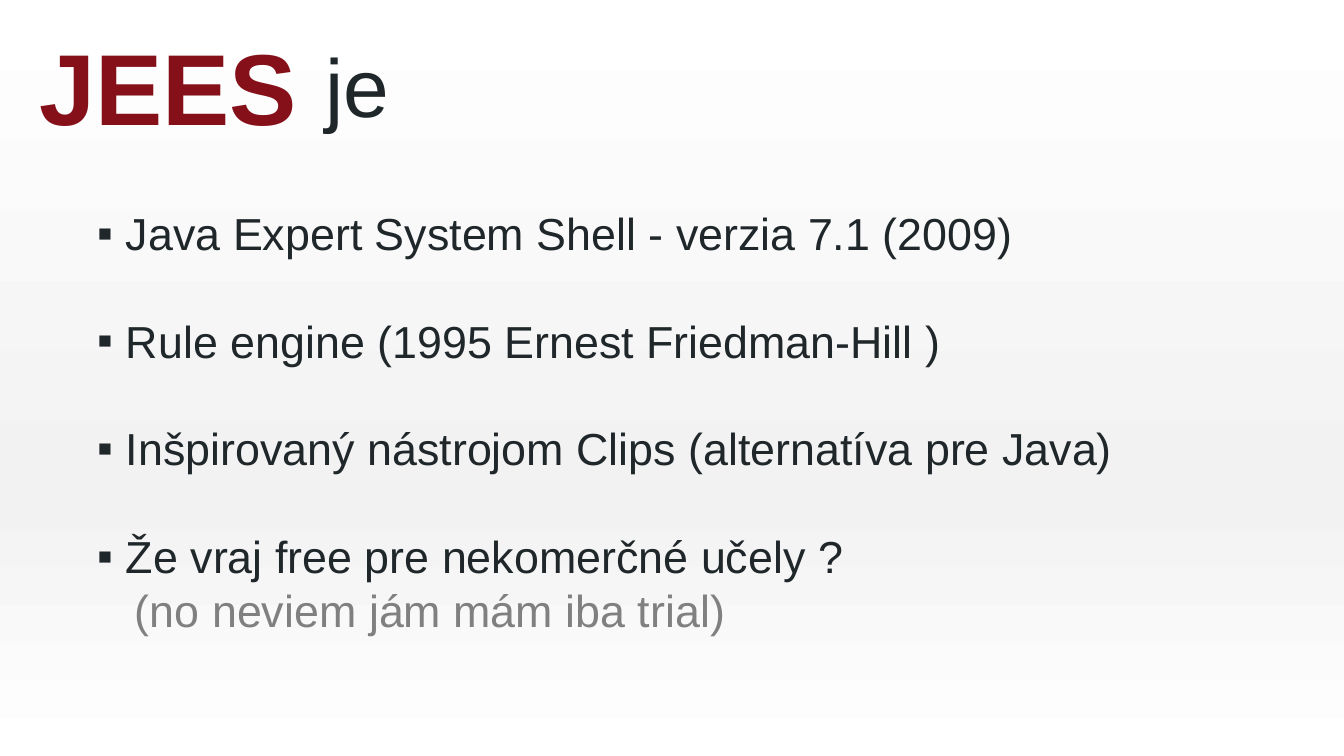
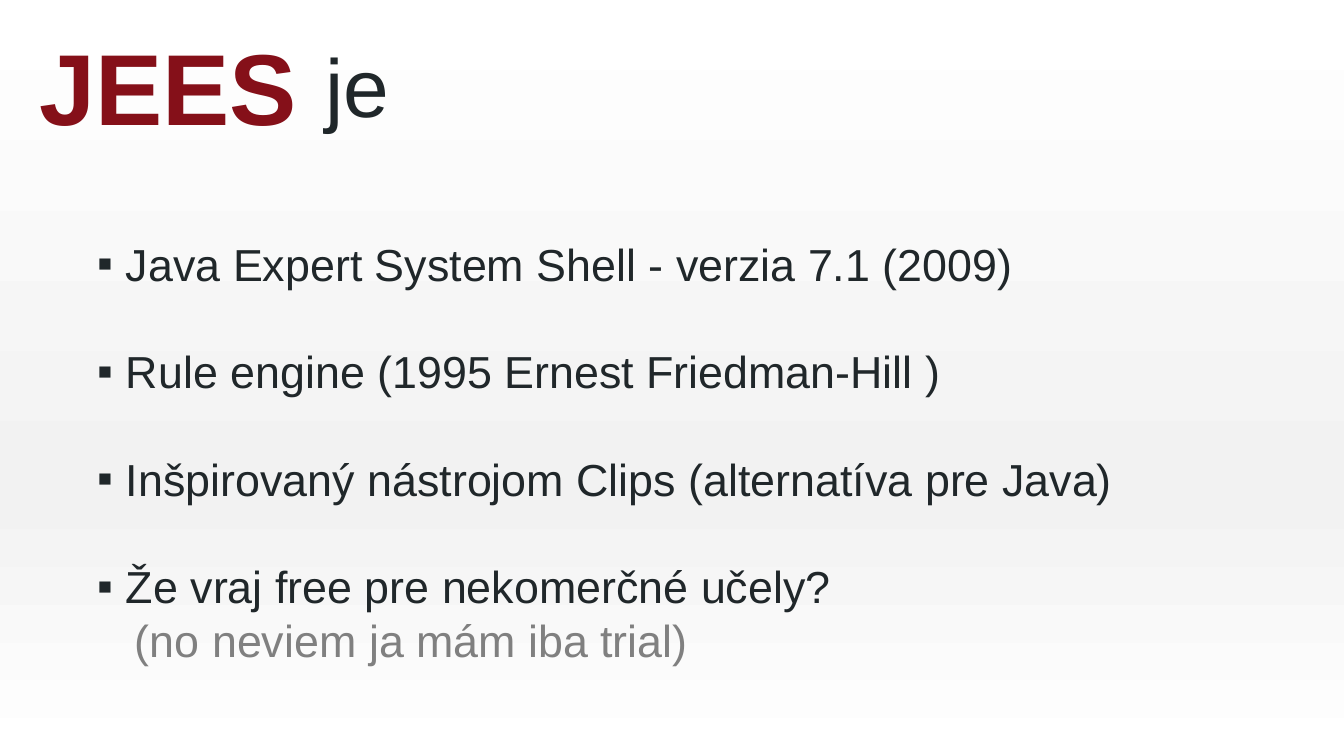
Before and after one commit to heriproj/3E, a slide deck: slide 5 of Jozef_Krajčovič.pptx. Drawn at 1344x756 pixels with LibreOffice and Linux fonts; fonts in the diff are those of the drawing. Boxes give left, top, right and bottom in pixels: in the first picture for what was removed or moved away, otherwise in the second. Text is boxed around its words. In the diff, an @@ line names an element or a change of style, - is before the commit and + after.

```diff
--- a/Jozef_Krajčovič.pptx
+++ b/Jozef_Krajčovič.pptx
@@ text "Java Expert System Shell - ...": place and size @@
-text "Java Expert System Shell - ..." at [126, 217, 1112, 636]
+text "Java Expert System Shell - ..." at [126, 248, 1112, 666]
@@ text at [126, 568, 831, 666]: text changed @@
-▪ Že vraj free pre nekomerčné učely ?
-(no neviem jám mám iba trial)
+▪ Že vraj free pre nekomerčné učely?
+(no neviem ja mám iba trial)
```
Also in this commit, not shown: 3 other slides changed.
